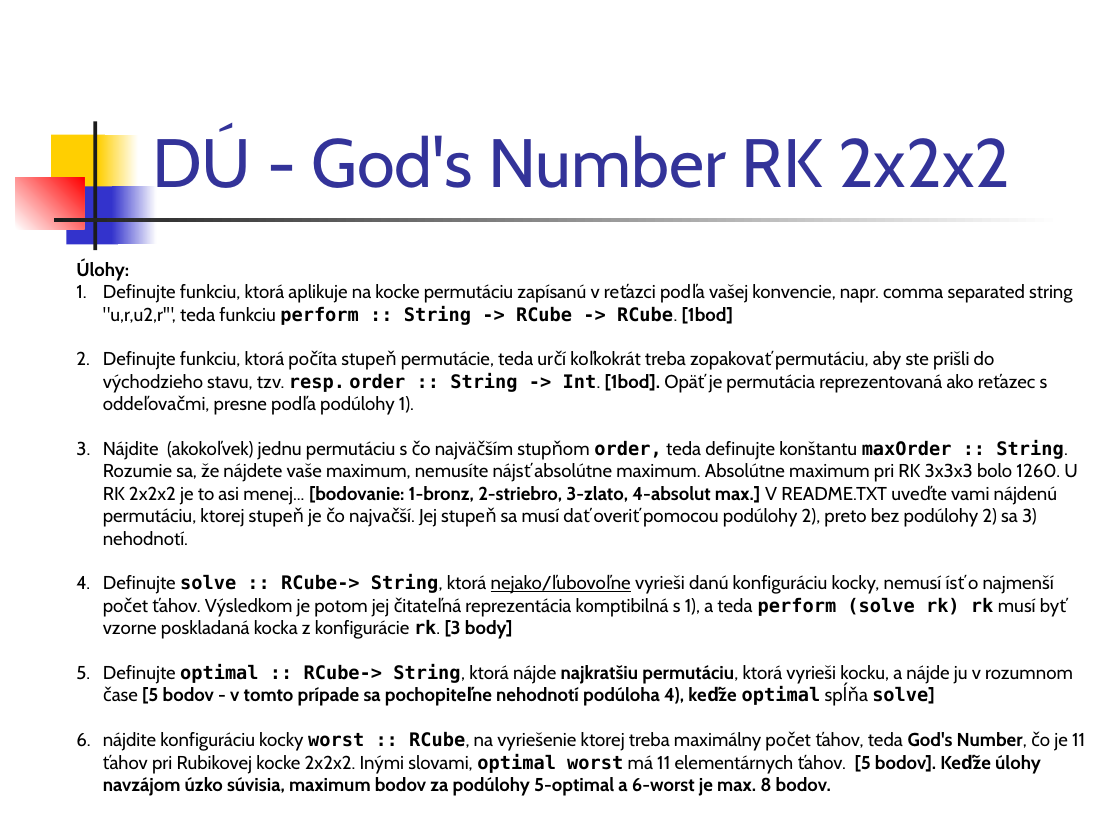
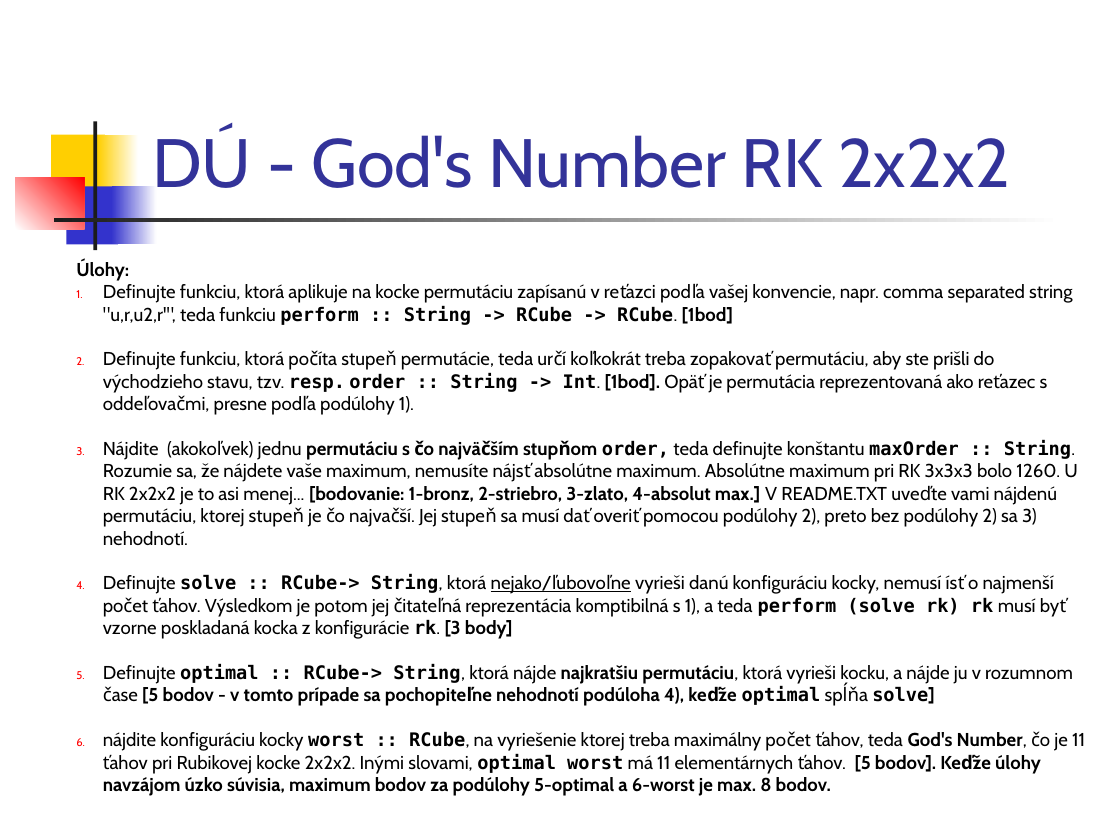
Before and after one commit to paradigmy/Kod, a slide deck: slide 19 of CV09/Rubik.ppt. Drawn at 1120x840 pixels with LibreOffice and Linux fonts; fonts in the diff are those of the drawing. Boxes give left, top, right and bottom in pixels: in the first picture for what was removed or moved away, otherwise in the second. Text is boxed around its words. In the diff, an @@ line names an element or a change of style, - is before the commit and + after.

```diff
--- a/CV09/Rubik.ppt
+++ b/CV09/Rubik.ppt
@@ text at [103,284,1085,796]: bold on in "permutáciu s čo najväčším stupňom"; bullet colour #000000 to #FF0000 @@
```
Also in this commit, not shown: 10 other slides changed, 1 other file.
